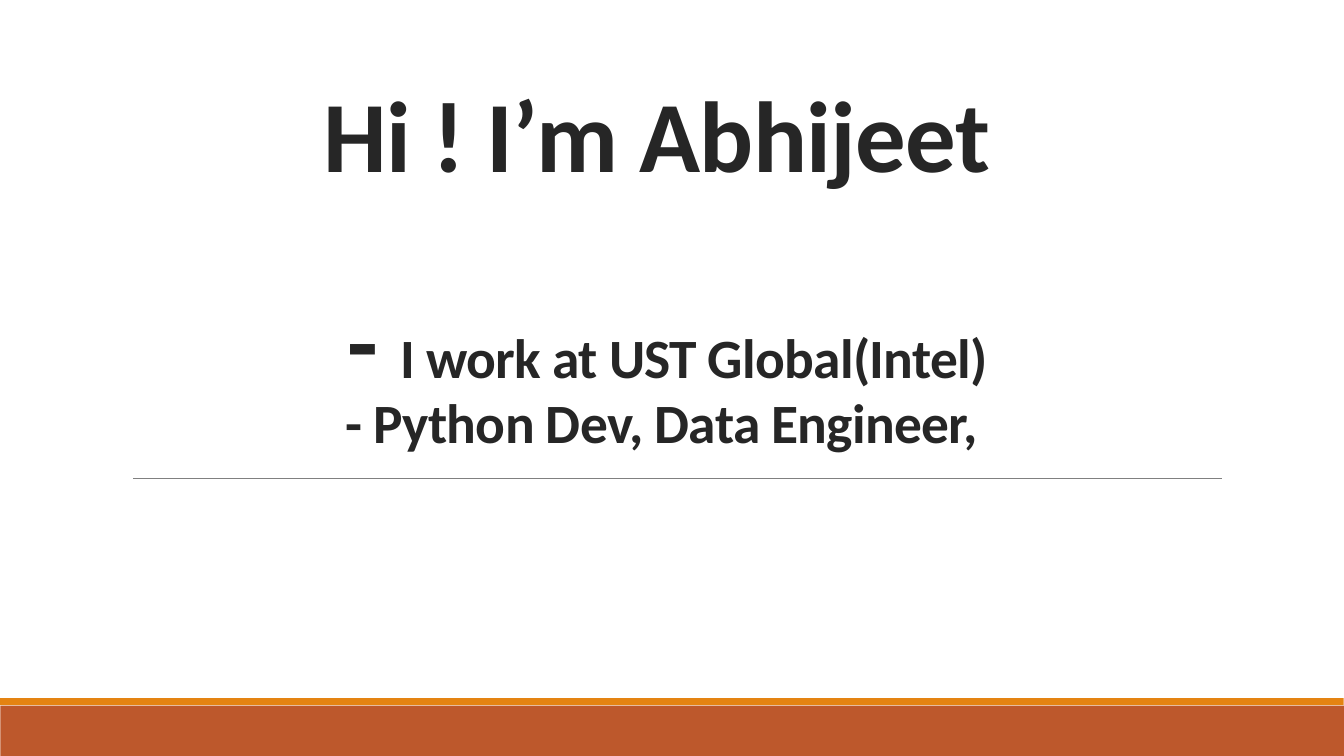
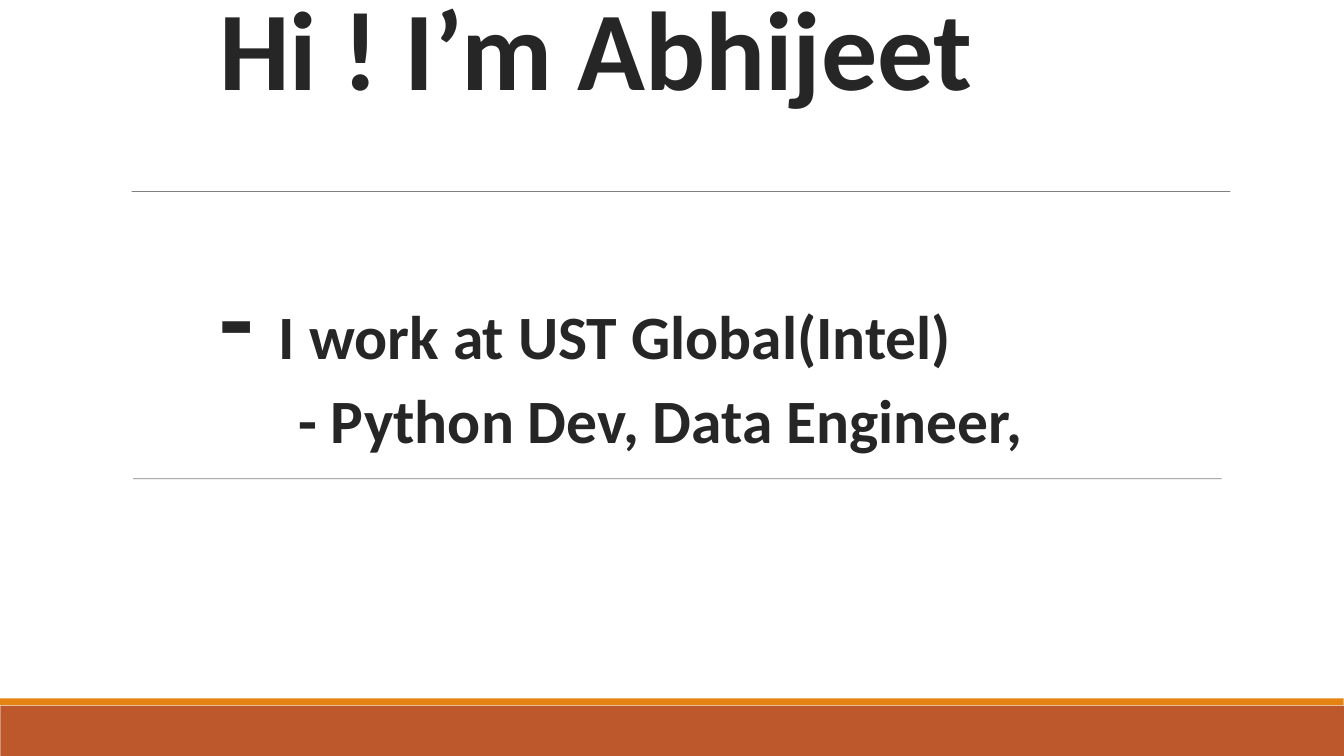
Before and after one commit to abhijeetmote/Dask_Introduction, a slide deck: slide 1 of Dask.pptx. Drawn at 1344x756 pixels with LibreOffice and Linux fonts; fonts in the diff are those of the drawing. Boxes give left, top, right and bottom in pixels: in the first picture for what was removed or moved away, otherwise in the second. Text is boxed around its words. In the diff, an @@ line names an element or a change of style, - is before the commit and + after.

```diff
--- a/Dask.pptx
+++ b/Dask.pptx
@@ text "Hi ! I’m Abhijeet - ..." at box(219, 8, 1022, 454): size 72 to 80 pt in "Hi ! I’m Abhijeet -"; size 39.6 to 44 pt in "I work at UST Global(Intel) - Python ..."; letter spacing -0.5 to 0 pt; line spacing 0.85 to 1 @@
@@ line added from (132, 192) to (1231, 192), #808080 0.51 pt @@
@@ line (133, 479) - (1222, 479): stroke #808080 0.5 pt to #808080 0.51 pt @@
```
Also in this commit, not shown: 18 other slides changed.
